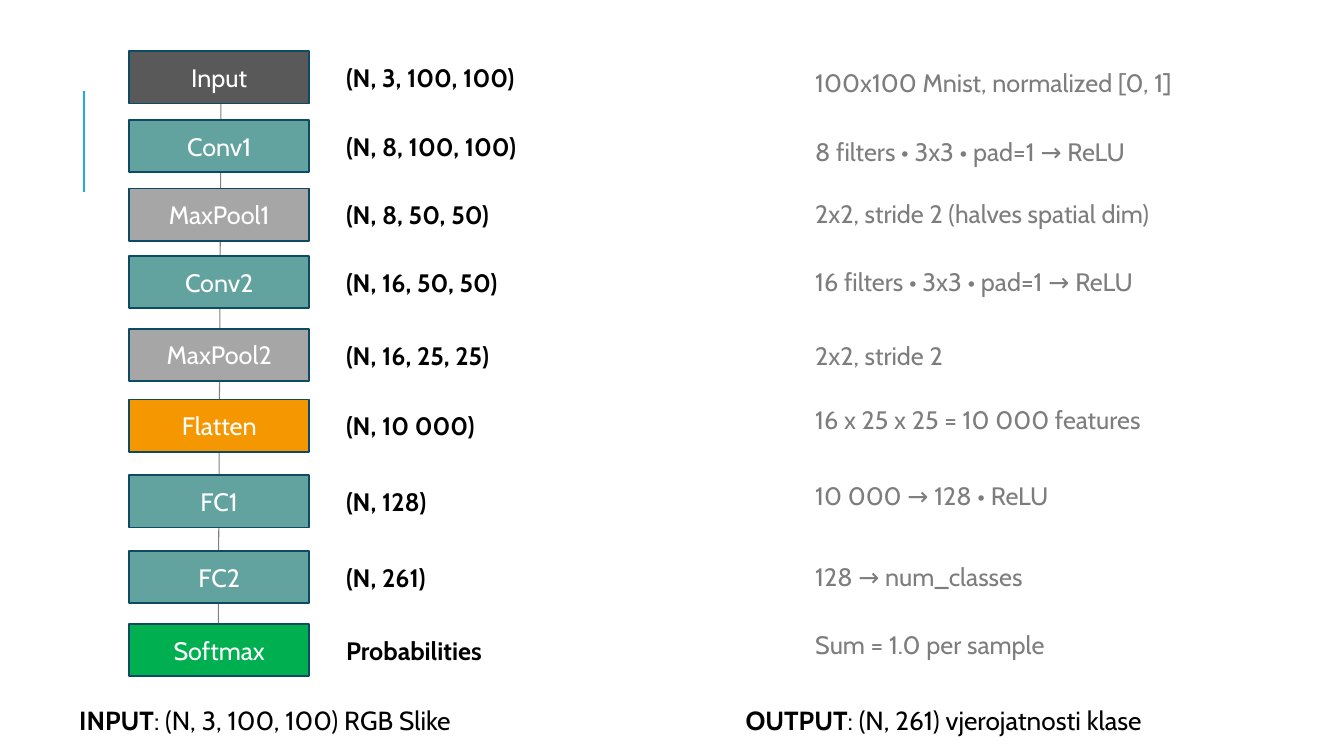
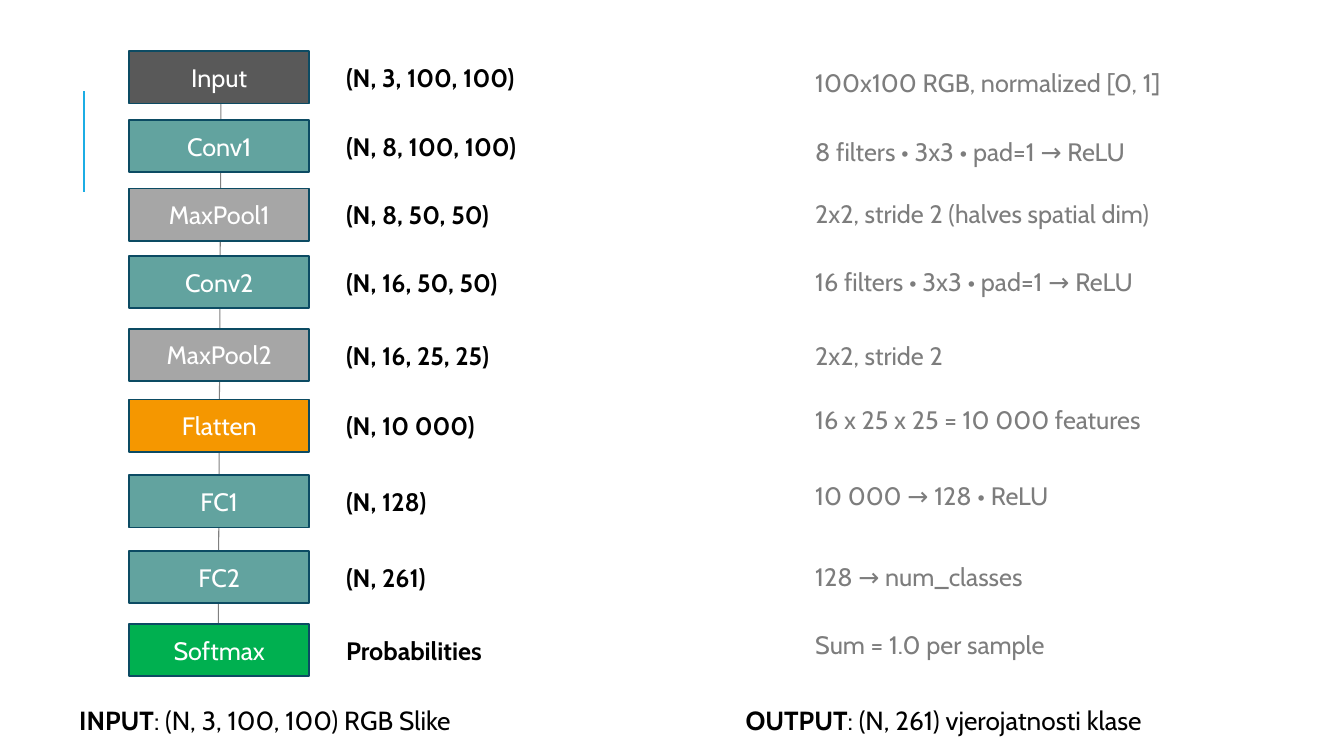
Before and after one commit to R5C-V15T6AMD5S/ER-Compressed-Neural-Network, a slide deck: slide 3 of docs/KT1_ML4_prezentacija_v2.pptx. Drawn at 1344x756 pixels with LibreOffice and Linux fonts; fonts in the diff are those of the drawing. Boxes give left, top, right and bottom in pixels: in the first picture for what was removed or moved away, otherwise in the second. Text is boxed around its words. In the diff, an @@ line names an element or a change of style, - is before the commit and + after.

```diff
--- a/docs/KT1_ML4_prezentacija_v2.pptx
+++ b/docs/KT1_ML4_prezentacija_v2.pptx
@@ text at box(815, 73, 1160, 96): text changed @@
-100x100 Mnist, normalized [0, 1]
+100x100 RGB, normalized [0, 1]
```
Also in this commit, not shown: 4 other slides changed.
